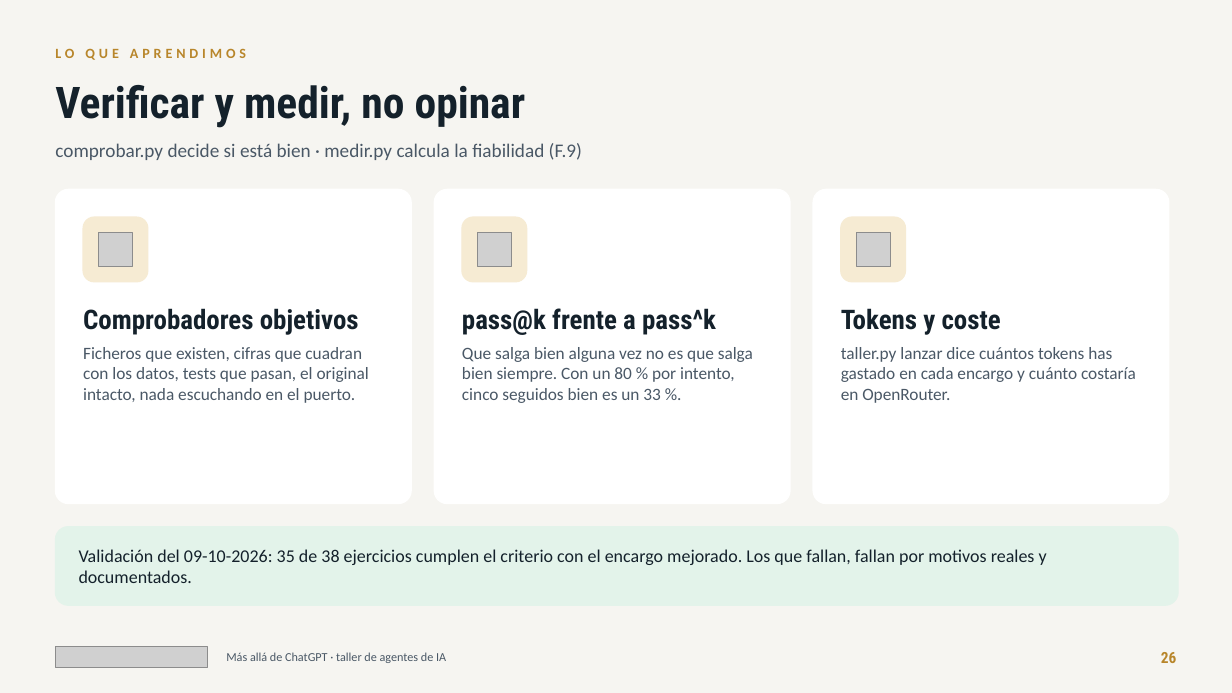
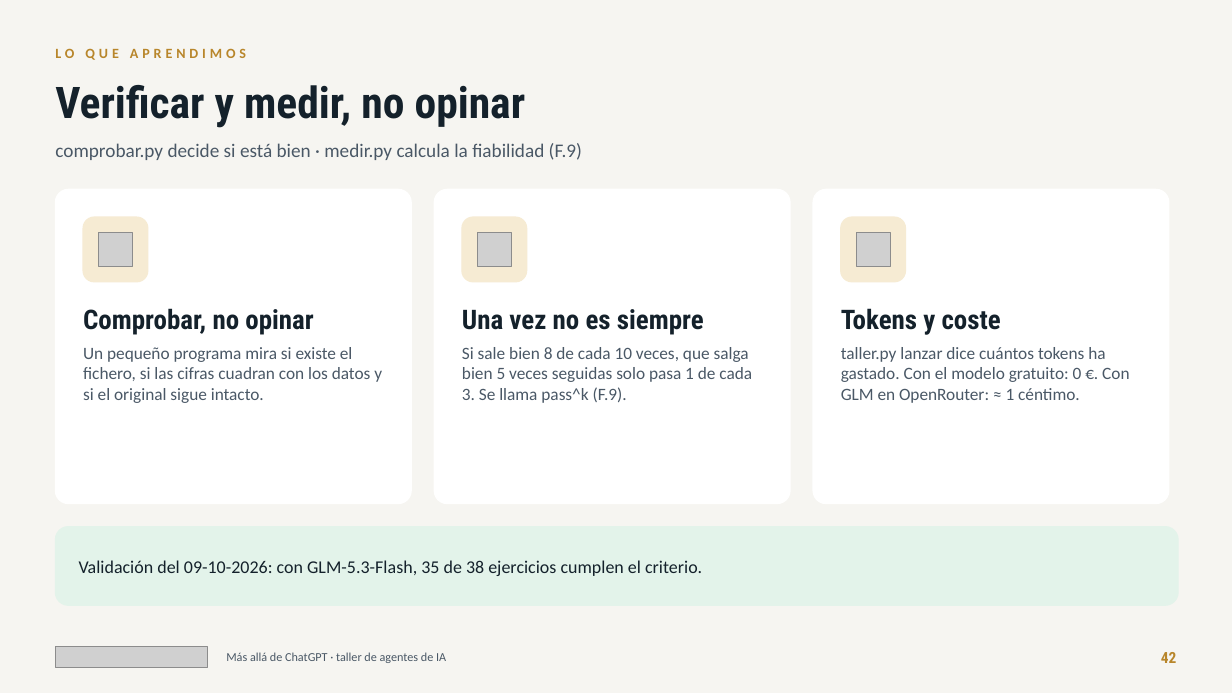
Before and after one commit to jlasherasTracasa/taller_semana_ia_2026, a slide deck: slide 42 of presentacion/taller-agentes-ia.pptx (slide 26 before the commit). Drawn at 1232x693 pixels with LibreOffice and Linux fonts; fonts in the diff are those of the drawing; grey boxes stand for pictures. Boxes give left, top, right and bottom in pixels: in the first picture for what was removed or moved away, otherwise in the second. Text is boxed around its words. In the diff, an @@ line names an element or a change of style, - is before the commit and + after.

Commit message:
Presentación: historia y teoría, una diapositiva por pieza con su ejercicio, demos y plan del día
- Nuevo bloque «Cómo hemos llegado aquí»: dos líneas de tiempo (1950-2016 y 2017-2026) y teoría en lenguaje llano
  (qué es un modelo de lenguaje, cómo aprende, el contexto).
- Una diapositiva por pieza con su ejercicio y un sello DEMO EN DIRECTO o PRÁCTICA: ReAct, tools, AGENTS.md,
  comandos, skills, MCP, subagentes y permisos.
- Al principio: demos y prácticas, el plan de hoy (qué demo va en cada momento), preparar el ordenador en Windows,
  modo interactivo y plan B.
- «Lo que aprendimos» reescrito en sencillo (qué pasó, por qué, qué hacemos ahora) y un caso nuevo: mismo encargo,
  distinto resultado.
- EJ 07: el encargo dice qué hacer con un correo legítimo que trae instrucciones ocultas (3 de 3 con GLM).
- taller.py lanzar cambia a otro modelo gratuito si el actual llega a su límite de uso.

```diff
--- a/presentacion/taller-agentes-ia.pptx
+++ b/presentacion/taller-agentes-ia.pptx
@@ text at (83, 308, 313, 335): text changed @@
-Comprobadores objetivos
+Comprobar, no opinar
@@ text at (462, 309, 704, 335): text changed @@
-pass@k frente a pass^k
+Una vez no es siempre
@@ text at (83, 347, 382, 403): text changed @@
-Ficheros que existen, cifras que cuadran con los datos, tests que pasan, el original intacto, nada escuchando en el puerto.
+Un pequeño programa mira si existe el fichero, si las cifras cuadran con los datos y si el original sigue intacto.
@@ text at (462, 347, 752, 403): text changed @@
-Que salga bien alguna vez no es que salga bien siempre. Con un 80 % por intento, cinco seguidos bien es un 33 %.
+Si sale bien 8 de cada 10 veces, que salga bien 5 veces seguidas solo pasa 1 de cada 3. Se llama pass^k (F.9).
@@ text at (841, 347, 1129, 403): text changed @@
-taller.py lanzar dice cuántos tokens has gastado en cada encargo y cuánto costaría en OpenRouter.
+taller.py lanzar dice cuántos tokens ha gastado. Con el modelo gratuito: 0 €. Con GLM en OpenRouter: ≈ 1 céntimo.
@@ text at (79, 560, 702, 576): text changed @@
-Validación del 09-10-2026: 35 de 38 ejercicios cumplen el criterio con el encargo mejorado. Los que fallan, fallan por motivos reales y documentados.
+Validación del 09-10-2026: con GLM-5.3-Flash, 35 de 38 ejercicios cumplen el criterio.
@@ text at (1161, 652, 1177, 663): text changed @@
-26
+42
```
Also in this commit, not shown: 28 other slides changed, 19 slides added, 3 slides removed, 6 other files.
